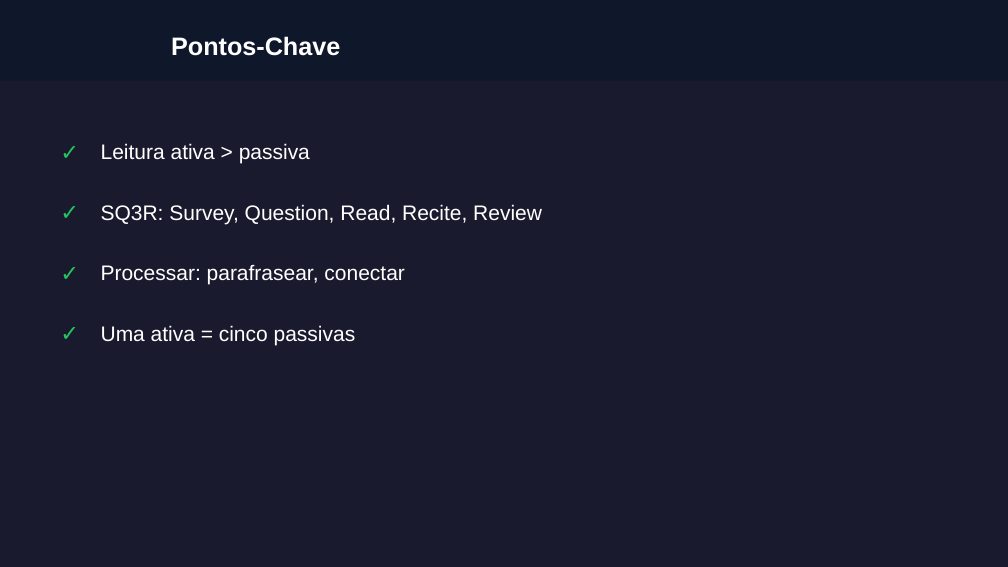
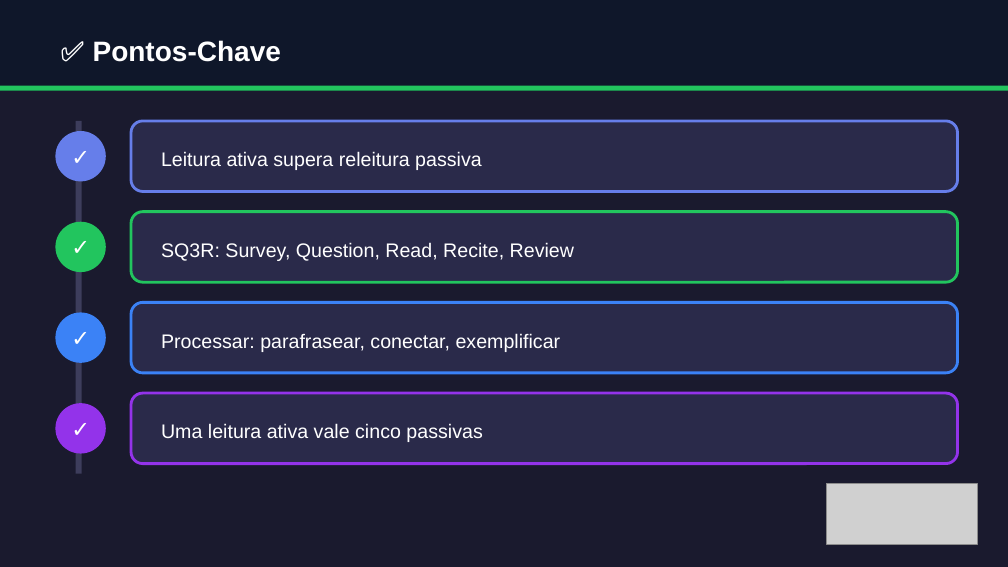
Before and after one commit to almirmeira/educa-com-talento, a slide deck: slide 7 of apresentacoes/foco-produtividade/aula-11-leitura-ativa.pptx. Drawn at 1008x567 pixels with LibreOffice and Linux fonts; fonts in the diff are those of the drawing; grey boxes stand for pictures. Boxes give left, top, right and bottom in pixels: in the first picture for what was removed or moved away, otherwise in the second. Text is boxed around its words. In the diff, an @@ line names an element or a change of style, - is before the commit and + after.

```diff
--- a/apresentacoes/foco-produtividade/aula-11-leitura-ativa.pptx
+++ b/apresentacoes/foco-produtividade/aula-11-leitura-ativa.pptx
@@ rectangle: place and size @@
-rectangle at <box>0,0,1008,81</box>
+rectangle at <box>0,0,1008,91</box>
@@ text at <box>93,40,281,62</box>: text changed; size 18 to 20 pt @@
-Pontos-Chave
+✅ Pontos-Chave
@@ rectangle added at <box>0,86,1008,91</box>, fill #22C55E @@
@@ text removed at <box>50,131,81,171</box> @@
-✓
@@ text "✓": place and size @@
-text "✓" at <box>50,192,81,232</box>
+text "✓" at <box>55,136,106,176</box>
@@ ellipse added at <box>55,131,106,181</box>, fill #667EEA @@
@@ rectangle added at <box>76,121,82,474</box>, fill #3D3D5C @@
@@ rounded rectangle added at <box>131,121,958,192</box>, fill #2A2A4A, outline #667EEA 2 pt @@
@@ text at <box>161,151,482,170</box>: text changed; size 15 to 14 pt @@
-Leitura ativa > passiva
+Leitura ativa supera releitura passiva
@@ text "✓": place and size @@
-text "✓" at <box>50,312,81,353</box>
+text "✓" at <box>55,227,106,267</box>
@@ ellipse added at <box>55,222,106,272</box>, fill #22C55E @@
@@ rounded rectangle added at <box>131,212,958,282</box>, fill #2A2A4A, outline #22C55E 2 pt @@
@@ text "SQ3R: Survey, Question, Read, Recite, ...": place and size @@
-text "SQ3R: Survey, Question, Read, Recite, ..." at <box>101,204,542,224</box>
+text "SQ3R: Survey, Question, Read, Recite, ..." at <box>161,242,574,261</box>
@@ text "SQ3R: Survey, Question, Read, Recite, ..." at <box>161,242,574,261</box>: size 15 to 14 pt @@
@@ text colour #22C55E to #FFFFFF; alignment left to centre in 3 elements at <box>55,136,106,176</box>, <box>55,227,106,267</box>, <box>55,318,106,358</box> @@
@@ text "✓": place and size @@
-text "✓" at <box>50,252,81,292</box>
+text "✓" at <box>55,318,106,358</box>
@@ ellipse added at <box>55,312,106,363</box>, fill #3B82F6 @@
@@ rounded rectangle added at <box>131,302,958,373</box>, fill #2A2A4A, outline #3B82F6 2 pt @@
@@ text at <box>161,333,561,352</box>: text changed; size 15 to 14 pt @@
-Processar: parafrasear, conectar
+Processar: parafrasear, conectar, exemplificar
@@ ellipse added at <box>55,403,106,454</box>, fill #9333EA @@
@@ text added at <box>55,408,106,449</box>, 16 pt, text #FFFFFF, bold @@
+✓
@@ rounded rectangle added at <box>131,393,958,464</box>, fill #2A2A4A, outline #9333EA 2 pt @@
@@ text at <box>161,423,482,442</box>: text changed; size 15 to 14 pt @@
-Uma ativa = cinco passivas
+Uma leitura ativa vale cinco passivas
@@ picture added at <box>827,484,978,544</box> @@
```
Also in this commit, not shown: 8 other slides changed, 27 other files.
